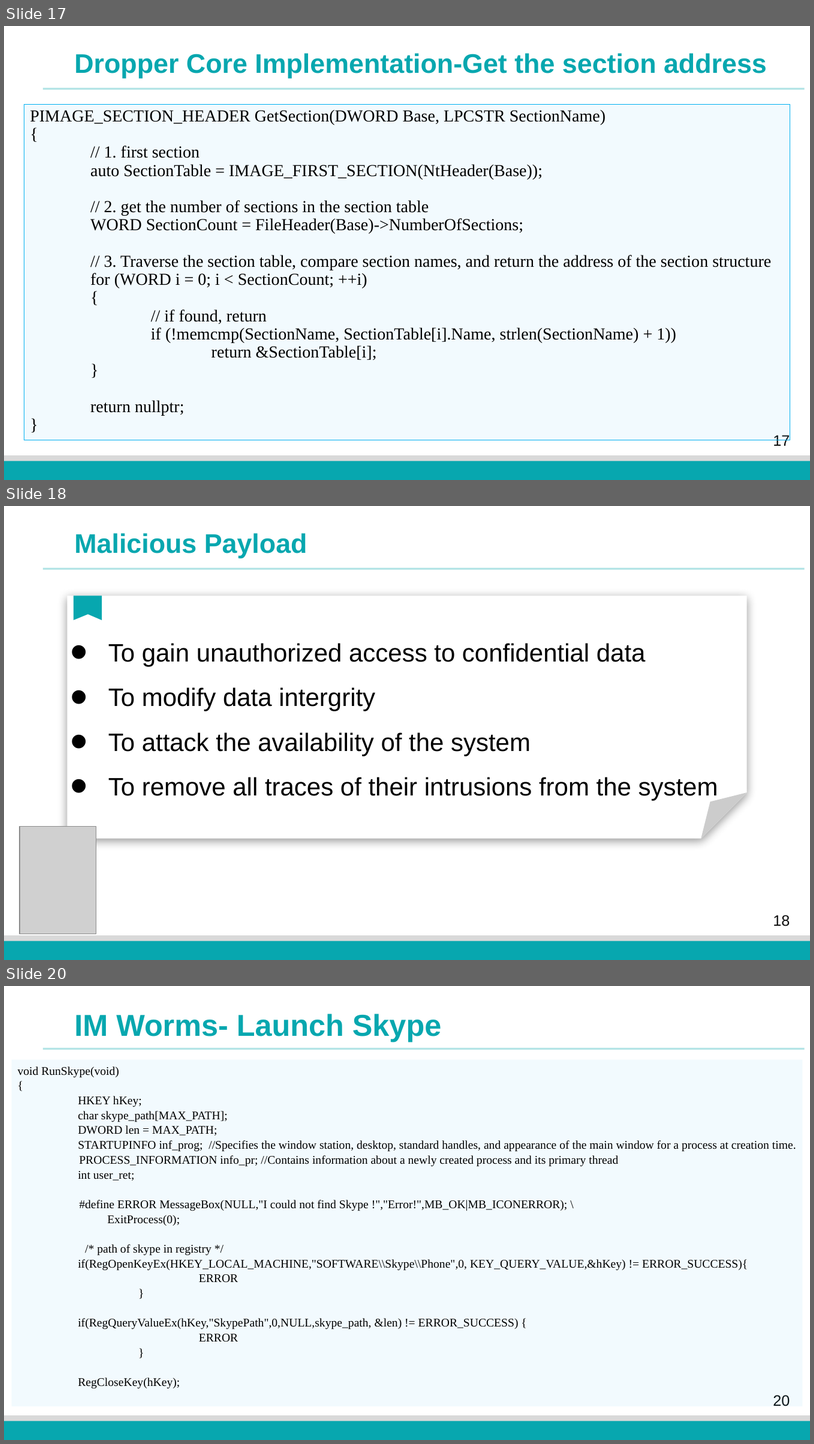
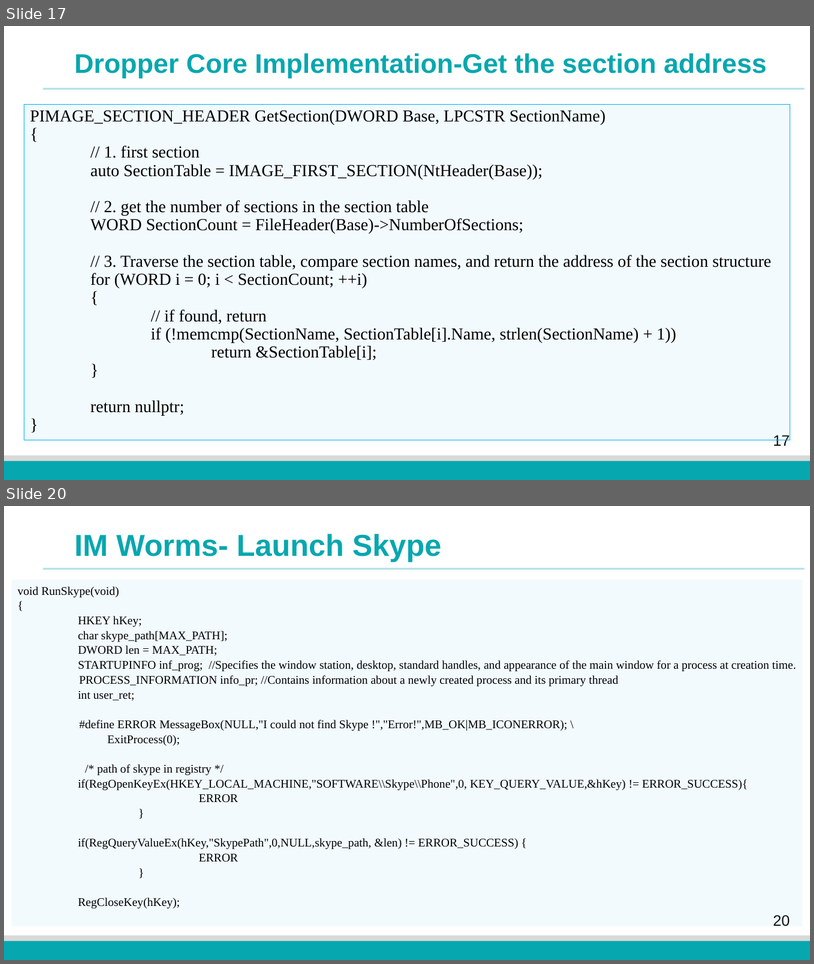
Before and after one commit to fangtian-zhong/fangtian-zhong.github.io, a slide deck: assets/slides/CSCI_591_Malicious_Code_Analysis_8.pptx. Shown one above the other, each under a label of ours: slides 17, 18 and 20 before the commit, slides 17 and 20 after it; the slides between them are not shown. The pictures are 814x1444 and 814x964 pixels, drawn with LibreOffice and Linux fonts; fonts in the diff are those of the drawing; grey boxes stand for pictures; background and template pictures are left out. Boxes give left, top, right and bottom in pixels: in the first picture for what was removed or moved away, otherwise in the second. Text is boxed around its words. In the diff, an @@ line names an element or a change of style, - is before the commit and + after.

```diff
--- a/assets/slides/CSCI_591_Malicious_Code_Analysis_8.pptx
+++ b/assets/slides/CSCI_591_Malicious_Code_Analysis_8.pptx
@@ slide 18 removed at (4,506,810,960), background #FFFFFF; not listed: 4 template elements that a slide beside it also shows @@
@@ text removed at (74,533,308,558) @@
-Malicious Payload
@@ folded corner removed at (67,595,747,838) @@
@@ freeform shape removed at (74,595,102,620) @@
@@ text removed at (108,643,719,800) @@
-• To gain unauthorized access to confidential data
-• To modify data intergrity
-• To attack the availability of the system
-• To remove all traces of their intrusions from the system
@@ picture removed at (20,826,96,934) @@
```
Also in this commit, not shown: 2 slides changed, 2 slides added.
